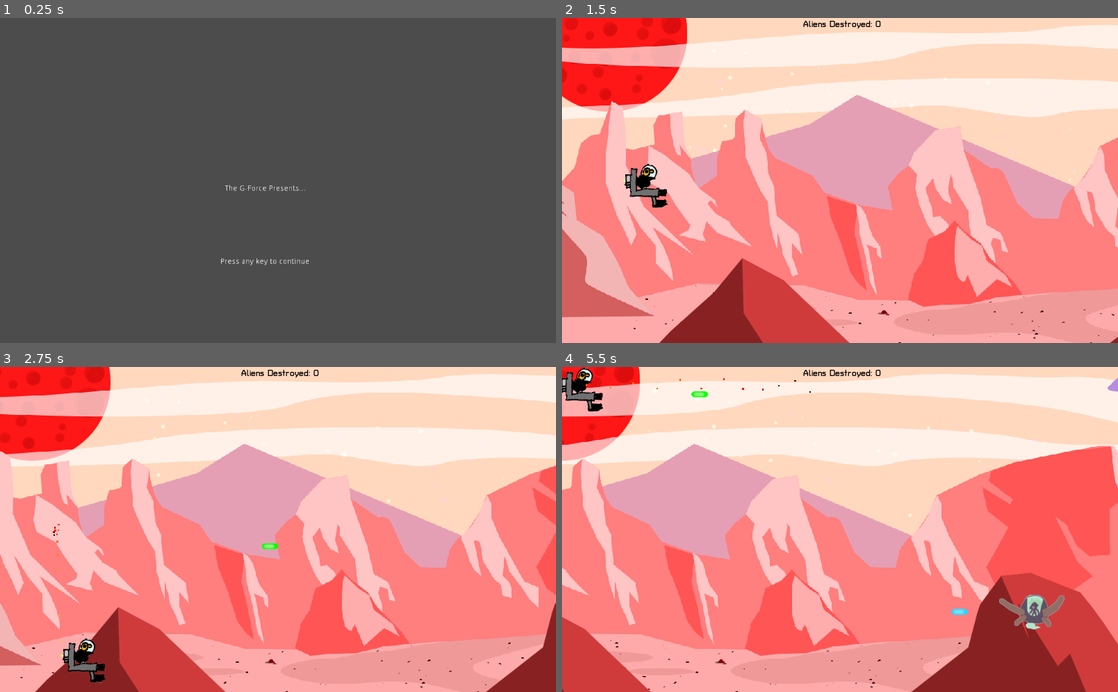
Above: before the commit, frames 1-4 (two rows, left to right).
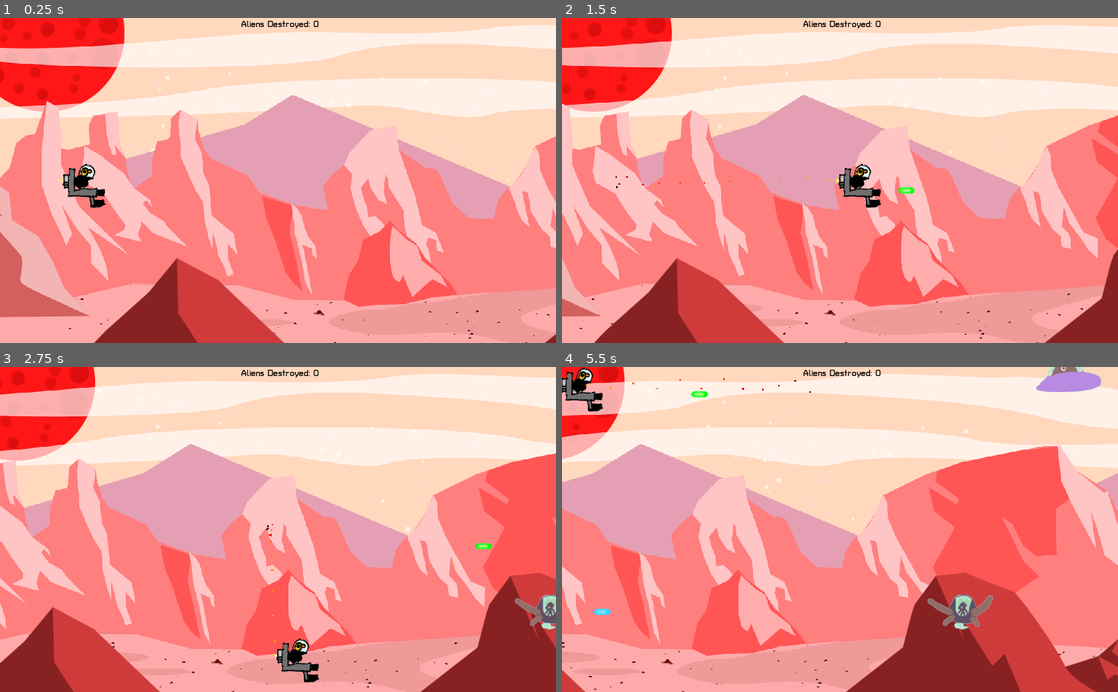
Above: after the commit, the same moments.

Repository: the-g-force/FamJam-January2021
Game: Godot game, scene res://src/Level.tscn
The game is run twice, just before and just after one commit, with the same random seed, the same clock (stepped at 60 frames per second) and the same inputs. Before the commit the project starts from res://src/SplashScreen.tscn.
Inputs (mouse positions are in pixels of both pictures, inside the frame that each line leads up to):
- Up to frame 1 (0.25 s): no input
- Up to frame 2 (1.5 s): tap Enter at 0.5 s; move the mouse to (962, 164) at 0.52 s; hold D (move_right) 0.53-1.25 s; tap Space (fire) at 0.6 s; click (962, 164) at 0.67 s; click (845, 200) at 1.25 s, where only the run before the commit has a clickable "Play"
- Up to frame 3 (2.75 s): move the mouse to (166, 545) at 2.02 s; hold S (move_down) from 2.03 s (still down); tap Space (fire) at 2.1 s
- Up to frame 4 (5.5 s): move the mouse to (895, 458) at 2.77 s; release S (move_down) at 2.78 s; hold D (move_right) 2.78-3.53 s; tap Space (fire) every 0.75 s from 2.85 to 5.1 s; move the mouse to (812, 594) at 3.52 s; hold W (move_up) 3.53-4.28 s; click (812, 594) at 3.67 s; move the mouse to (1006, 578) at 4.27 s; hold A (move_left) from 4.28 s (still down); move the mouse to (673, 480) at 5.02 s

The runs differ from the first frame. In frame 1, 100% of the frame differs, in the area x 0-100%, y 0-100%; in frame 2, 45%; in frame 3, 47%; in frame 4, 48%.

Commit message:
Add Turret Road bold file, update menu screen

Diff:
--- a/project/project.godot
+++ b/project/project.godot
@@ -27,7 +27,7 @@
 [application]
 
 config/name="FamJam-January2021"
-run/main_scene="res://src/SplashScreen.tscn"
+run/main_scene="res://src/Level.tscn"
 config/icon="res://icon.png"
 
 [autoload]
--- a/project/src/MenuScene.tscn
+++ b/project/src/MenuScene.tscn
@@ -8,6 +8,8 @@
 [ext_resource path="res://assets/foreground.png" type="Texture" id=7]
 [ext_resource path="res://assets/bullet-blue.png" type="Texture" id=8]
 [ext_resource path="res://assets/bullet-yellow.png" type="Texture" id=9]
+
+[sub_resource type="DynamicFont" id=1]
 
 [node name="MenuScene" type="Control"]
 anchor_right = 1.0
@@ -60,32 +62,55 @@
 "_edit_use_anchors_": false
 }
 
-[node name="Control" type="Control" parent="."]
+[node name="duck" type="Sprite" parent="."]
+position = Vector2( 256, 312 )
+rotation = -0.0523599
+texture = ExtResource( 4 )
+
+[node name="bullet-yellow" type="Sprite" parent="duck"]
+position = Vector2( 80, -8 )
+texture = ExtResource( 9 )
+
+[node name="bullet-yellow2" type="Sprite" parent="duck"]
+position = Vector2( 168, -8 )
+texture = ExtResource( 9 )
+
+[node name="bullet-yellow3" type="Sprite" parent="duck"]
+position = Vector2( 304, -8 )
+texture = ExtResource( 9 )
+
+[node name="image1942" type="Sprite" parent="duck"]
+position = Vector2( 546.185, -27.4526 )
+rotation = 0.0523599
+scale = Vector2( 2.46923, 2.46923 )
+texture = ExtResource( 3 )
+
+[node name="bullet-blue" type="Sprite" parent="duck/image1942"]
+position = Vector2( -55.0779, 6.47975 )
+scale = Vector2( 0.404985, 0.404985 )
+texture = ExtResource( 8 )
+
+[node name="bullet-blue2" type="Sprite" parent="duck/image1942"]
+position = Vector2( -106.916, 6.47975 )
+scale = Vector2( 0.404985, 0.404985 )
+texture = ExtResource( 8 )
+
+[node name="bullet-blue3" type="Sprite" parent="duck/image1942"]
+position = Vector2( -155.514, 6.47975 )
+scale = Vector2( 0.404985, 0.404985 )
+texture = ExtResource( 8 )
+
+[node name="Label" type="Label" parent="."]
 anchor_left = 0.5
 anchor_right = 0.5
 margin_left = -20.0
 margin_right = 20.0
-margin_bottom = 40.0
+margin_bottom = 14.0
+custom_fonts/font = SubResource( 1 )
+text = "Captain Commando"
 __meta__ = {
 "_edit_use_anchors_": false
 }
-
-[node name="duck" type="Sprite" parent="Control"]
-position = Vector2( -236, 280 )
-texture = ExtResource( 4 )
-
-[node name="image1942" type="Sprite" parent="Control"]
-position = Vector2( 308, 256 )
-scale = Vector2( 2.46923, 2.46923 )
-texture = ExtResource( 3 )
-
-[node name="bullet-yellow" type="Sprite" parent="."]
-position = Vector2( 336, 272 )
-texture = ExtResource( 9 )
-
-[node name="bullet-blue" type="Sprite" parent="."]
-position = Vector2( 664, 272 )
-texture = ExtResource( 8 )
 [connection signal="pressed" from="sky/FullScreenButton" to="." method="_on_FullScreenButton_pressed"]
 [connection signal="pressed" from="PlayButton" to="." method="_on_PlayButton_pressed"]
 [connection signal="pressed" from="StoryButton" to="." method="_on_StoryButton_pressed"]
Not shown: 1 places in project/src/MenuScene.tscn that only renumber resources
